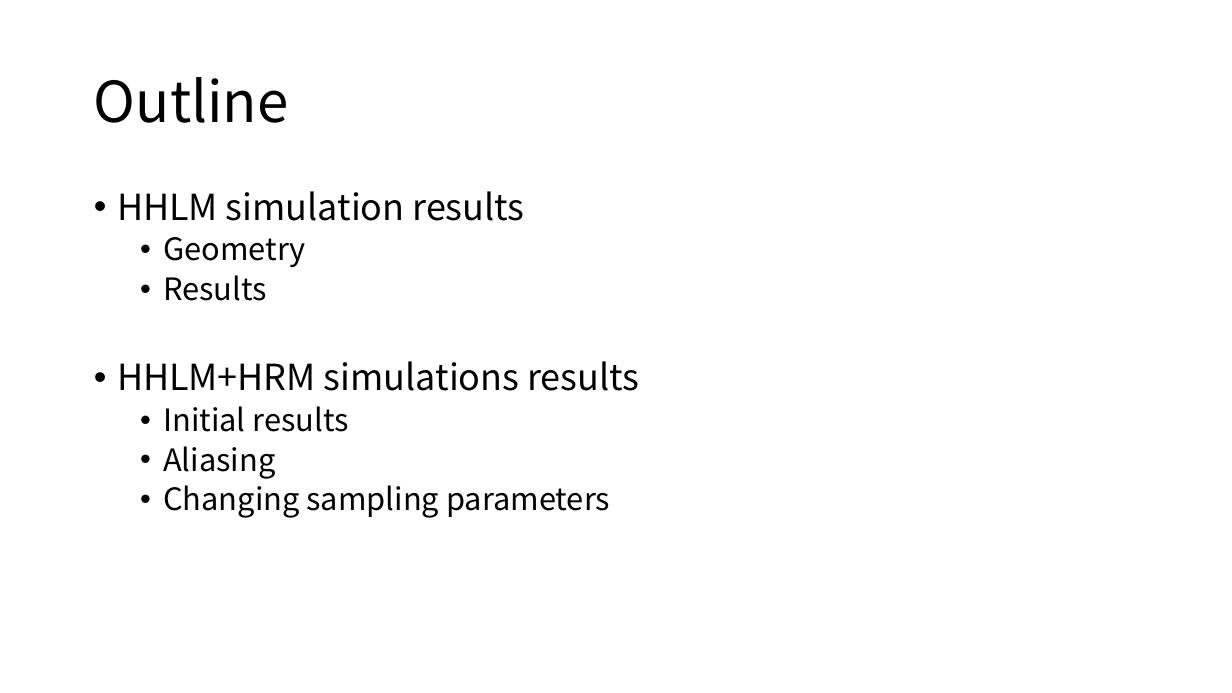
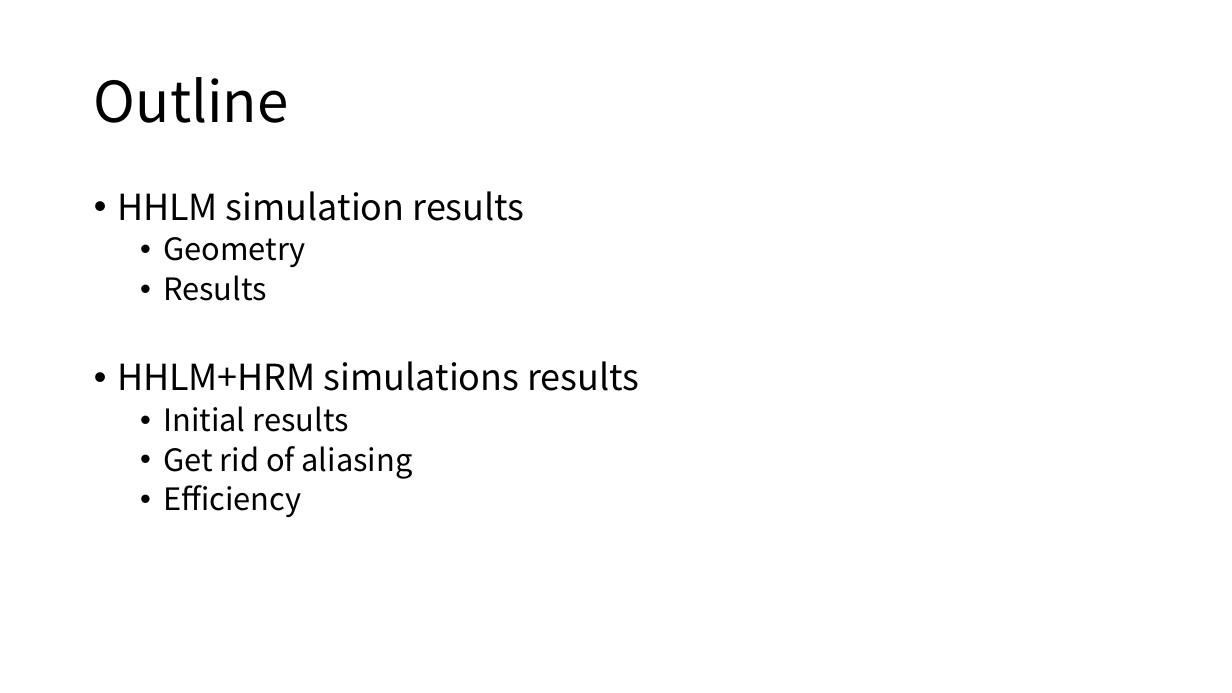
Before and after one commit to nanw0321/DXS_optics, a slide deck: slide 2 of 03-10-21_Meeting.pptx. Drawn at 1232x693 pixels with LibreOffice and Linux fonts; fonts in the diff are those of the drawing. Boxes give left, top, right and bottom in pixels: in the first picture for what was removed or moved away, otherwise in the second. Text is boxed around its words. In the diff, an @@ line names an element or a change of style, - is before the commit and + after.

Commit message:
Update: fixed aliasing at focal plane for HHLM+HRM

```diff
--- a/03-10-21_Meeting.pptx
+++ b/03-10-21_Meeting.pptx
@@ text at [163,446,413,517]: text changed @@
-  • Aliasing
-  • Changing sampling parameters
+  • Get rid of aliasing
+  • Efficiency
```
Also in this commit, not shown: 7 other slides changed, 5 slides added, 4 slides removed, 38 other files.
